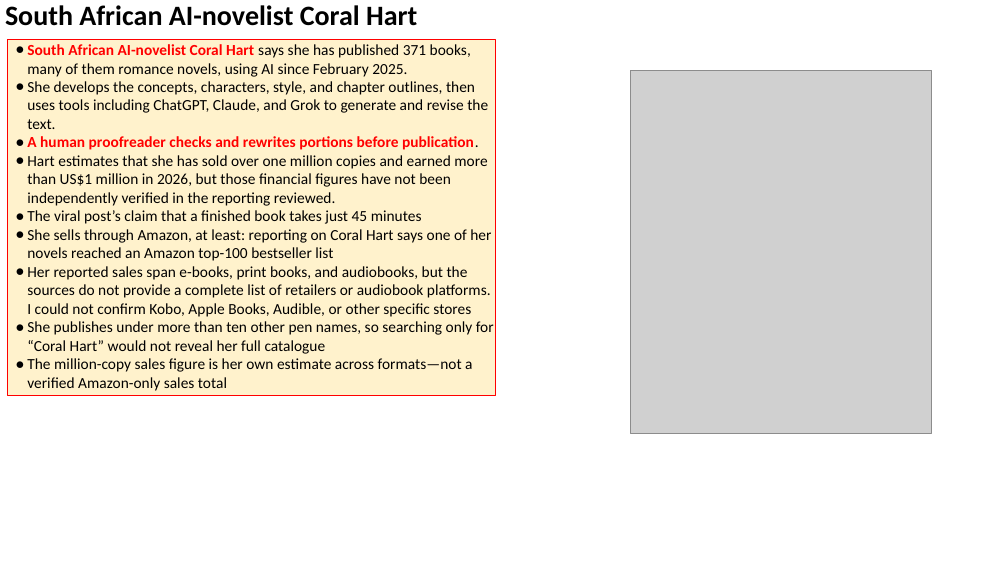
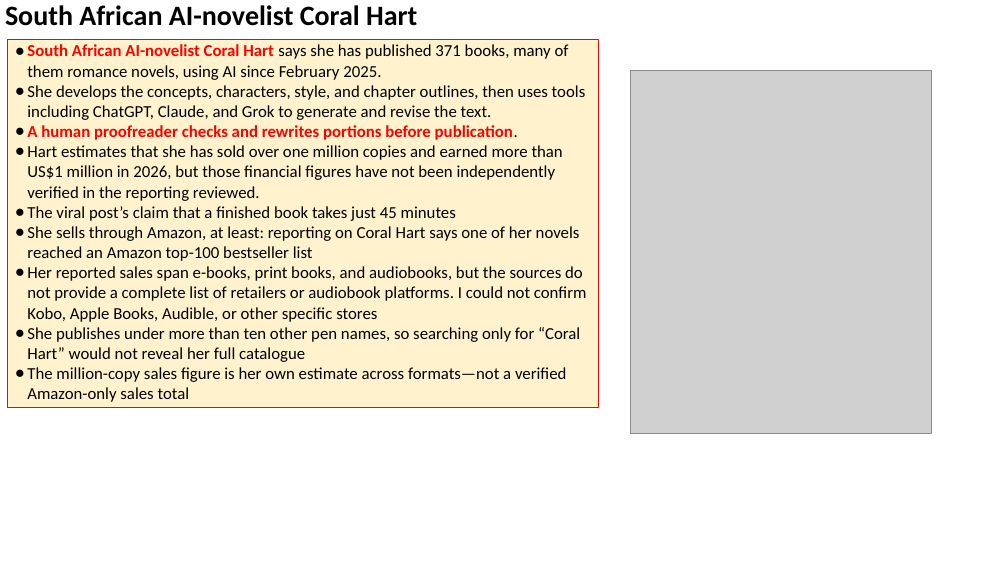
Before and after one commit to lselector/seminar, a slide deck: slide 14 of 2026/2026-10-30-AI-News.pptx (slide 11 before the commit). Drawn at 1008x567 pixels with LibreOffice and Linux fonts; fonts in the diff are those of the drawing; grey boxes stand for pictures. Boxes give left, top, right and bottom in pixels: in the first picture for what was removed or moved away, otherwise in the second. Text is boxed around its words. In the diff, an @@ line names an element or a change of style, - is before the commit and + after.

```diff
--- a/2026/2026-10-30-AI-News.pptx
+++ b/2026/2026-10-30-AI-News.pptx
@@ rectangle "South African AI-novelist Coral Hart ..." resized from (x1=7, y1=39, x2=495, y2=396) to (x1=7, y1=39, x2=598, y2=408) @@
@@ rectangle "South African AI-novelist Coral Hart ..." at (x1=7, y1=39, x2=598, y2=408): size 11 to 12 pt @@
```
Also in this commit, not shown: 4 other slides changed, 6 slides added.
